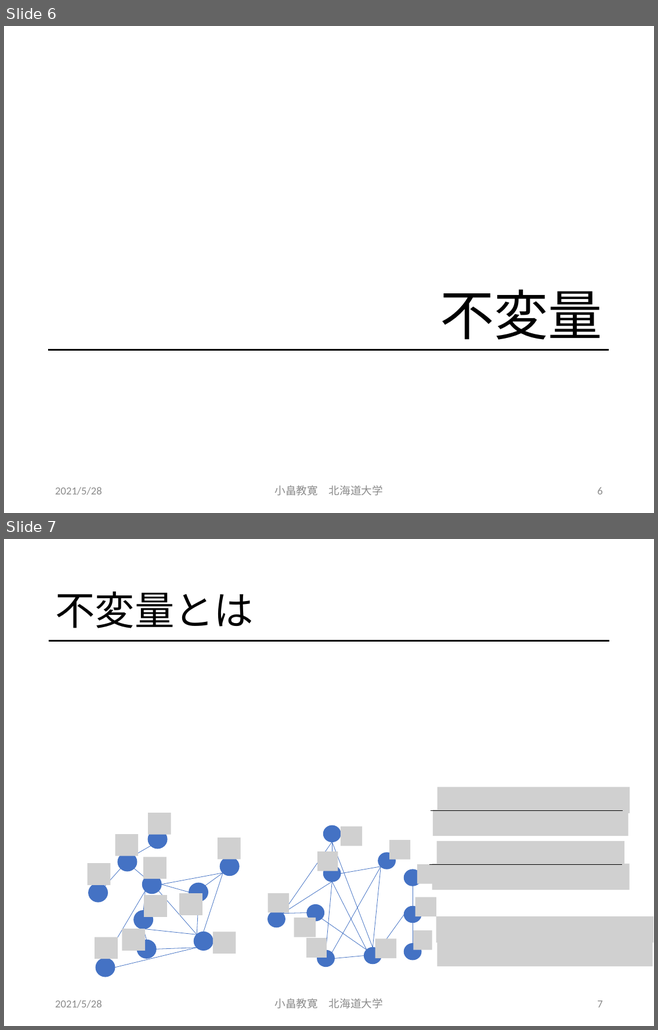
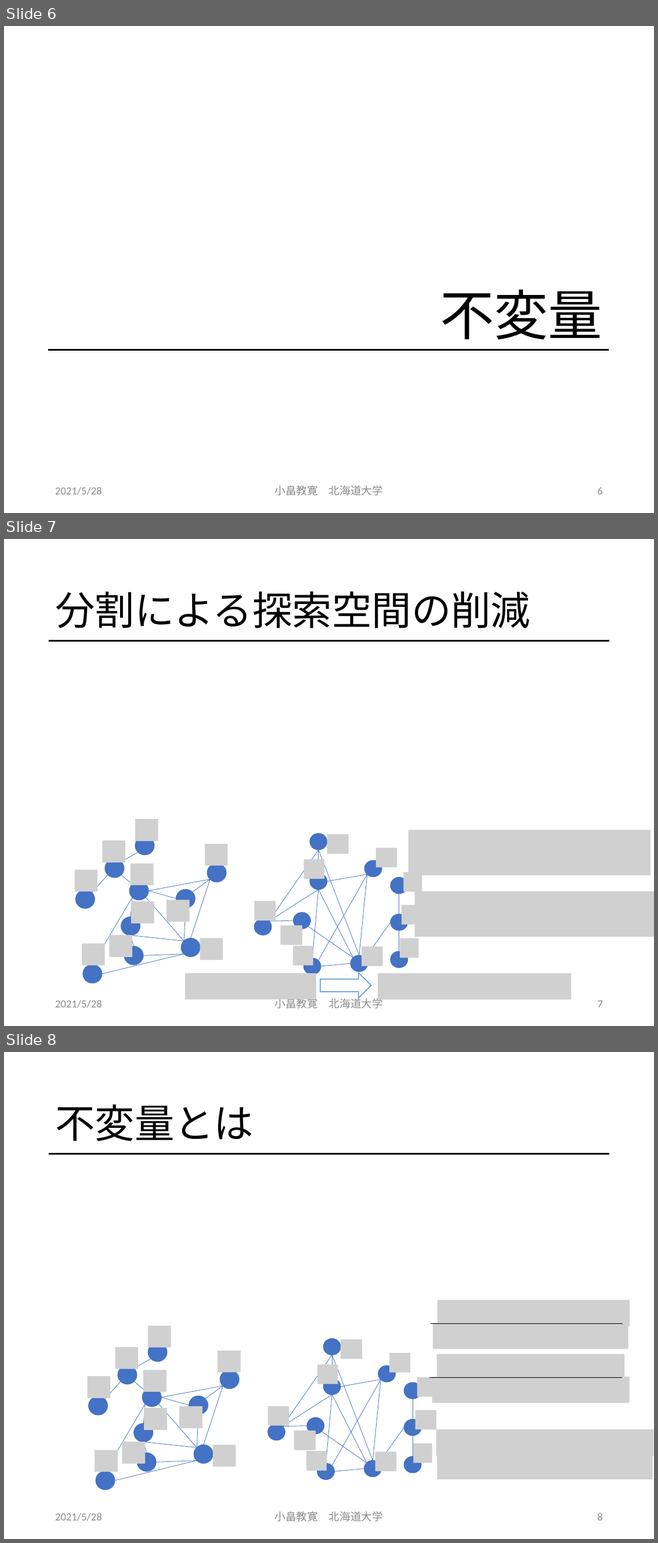
Before and after one commit to obatakyoukan/isomorphism, a slide deck: Isomorphism.pptx. Shown one above the other, each under a label of ours: slides 6 and 7 before the commit, slides 6, 7 and 8 after it. The pictures are 658x1030 and 658x1543 pixels, drawn with LibreOffice and Linux fonts; fonts in the diff are those of the drawing; grey boxes stand for pictures. Boxes give left, top, right and bottom in pixels: in the first picture for what was removed or moved away, otherwise in the second. Text is boxed around its words. In the diff, an @@ line names an element or a change of style, - is before the commit and + after.

Commit message:
分割の説明の追加

```diff
--- a/Isomorphism.pptx
+++ b/Isomorphism.pptx
@@ slide 7 added at (4, 539, 654, 1026), background #FFFFFF; not listed: 1 template element that a slide beside it also shows @@
@@ title added at (55, 591, 530, 628), 44 pt, text #000000 @@
+分割による探索空間の削減
@@ group added at (75, 819, 654, 983): 30 lines, 22 pictures, 20 ellipses @@
@@ picture added at (185, 973, 317, 1000) @@
@@ right arrow added at (320, 973, 371, 998), outline #5B9BD5 1 pt @@
@@ picture added at (378, 973, 571, 1000) @@
@@ text added at (55, 1000, 102, 1008), 12 pt, text #8C8C8C @@
+2021/5/28
@@ text added at (275, 997, 383, 1009), 12 pt, text #8C8C8C @@
+小畠教寛 北海道大学
@@ page number added at (597, 1001, 602, 1008), 12 pt, text #8C8C8C @@
+7
@@ what was slide 7 is now slide 8 @@
@@ page number at (597, 1513, 602, 1521): text changed @@
-7
+8
```
Also in this commit, not shown: 1 slide changed, 2 other slides added.
